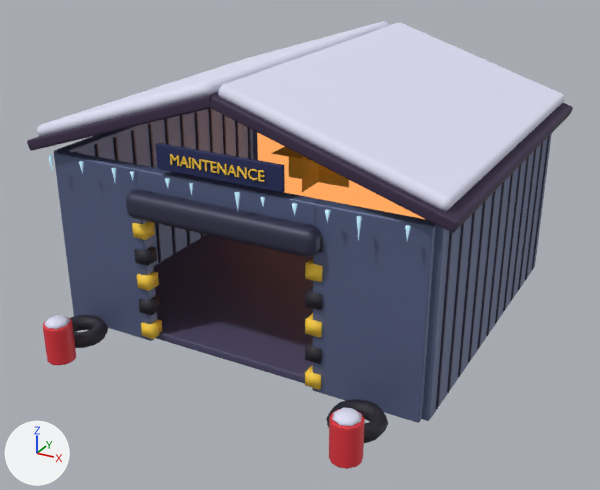
The glTF model art/models/frost_shed.glb: old version first, new version second.
Rendered twice from a camera (50 mm lens) standing at (9.0, -17.3, 9.81) and looking at (0.24, -1.37, 1.84). Lighting does not change. The marker at lower left points along +X, +Y and +Z. The older version comes first. Vertices at exactly the same position are counted once.

In view in the first picture: 'Shed'.
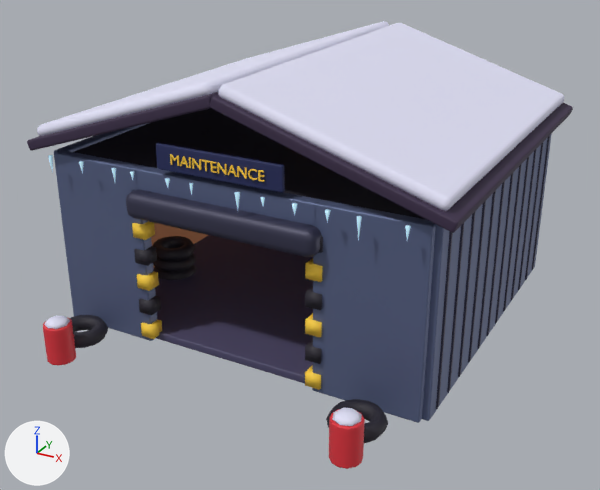
Diff of the bpy script that builds the scene:
```diff
--- a/art/models/frost_shed.glb.py
+++ b/art/models/frost_shed.glb.py
@@ mat_frostshedstrip @@
+mat_frostshedstrip = principled_material('FrostShedStrip')
+mat_frostshedstrip.base_color = (1.0, 0.761, 0.434)  # beige #ffe2b0
+mat_frostshedstrip.roughness = 0.35
+mat_frostshedstrip.emission_color = (1.0, 0.761, 0.434)  # beige #ffe2b0
+mat_frostshedstrip.emission_strength = 2.4
@@ mat_frostshedlining @@
+mat_frostshedlining = principled_material('FrostShedLining')
+mat_frostshedlining.base_color = (0.254, 0.102, 0.0482)  # brown #8a5a3e
+mat_frostshedlining.roughness = 0.85
+mat_frostshedlining.emission_color = (0.089, 0.0358, 0.0169)  # brown #543523
+mat_frostshedlining.emission_strength = 1.0
@@ me_shed @@
 # used by ob_shed; location = (0.0, 0.0, 0.0)
-me_shed.from_pydata(...)  # 2046 vertices, 3710 faces; spans x -5.02..5.02, y -6.22..4.5, z 0.0..6.26
+me_shed.from_pydata(...)  # 3094 vertices, 5690 faces; spans x -5.02..5.02, y -6.22..4.5, z 0.0..6.26
+# me_shed part 1: a new loose piece, a box spanning x -4.33..-4.27, y -3.8..3.8, z 0.0..3.9, in mat_frostshedlining (brown #8a5a3e)
+# me_shed part 2: a new loose piece, a box spanning x -4.3..4.3, y -3.9..3.9, z 4.06..4.14, in mat_frostcharcoal (black #26232f)
+# me_shed part 3: the loose piece of 96 vertices spanning x -4.2..-3.0, y -5.5..-4.3, z 0.04..0.36 is copied, and the copy is moved by (-0.1, 3.7, 0.0); it spans x -4.29..-3.11, y -1.79..-0.61, z 0.05..0.35
+# me_shed part 4: the loose piece of 96 vertices spanning x -4.2..-3.0, y -5.5..-4.3, z 0.04..0.36 is copied, and the copy is moved by (-0.1, 3.7, 0.32); it spans x -4.29..-3.11, y -1.79..-0.61, z 0.37..0.67
+# me_shed part 5: the loose piece of 96 vertices spanning x -4.2..-3.0, y -5.5..-4.3, z 0.04..0.36 is copied, and the copy is moved by (-0.1, 3.7, 0.64); it spans x -4.29..-3.11, y -1.79..-0.61, z 0.69..0.99
+# me_shed part 6: 8 vertices removed from x -4.1..4.1, y 3.8..3.9, z 0.3..3.9; 504 vertices added at x 1.31..3.29, y 3.41..3.69, z 0.53..3.03
+# other edits to the shape of me_shed do not show in these pictures
 me_shed.materials.append(mat_froststonedark)
@@ me_shed @@
 me_shed.materials.append(mat_froststeeldark)
-me_shed.materials.append(mat_frostshedglow)  # orange #ffa860, glowing orange #f3a05b
 me_shed.materials.append(mat_frosttimberdark)
@@ me_shed @@
 me_shed.materials.append(mat_frostred)
+me_shed.materials.append(mat_frostshedlining)  # brown #8a5a3e
+me_shed.materials.append(mat_frostshedstrip)  # beige #ffe2b0, glowing beige #ffe2b0
```

Location of each change, (x1, y1, x2, y2) in pixels of the pictures (600 x 490 px):
part 1 of me_shed, added (brown)
    after: (151, 223, 208, 267)
part 2 of me_shed, added (black)
    after: (74, 108, 424, 219)
part 3 of me_shed, added
    after: (154, 264, 196, 280)
part 4 of me_shed, added (black)
    after: (153, 254, 196, 273)
part 5 of me_shed, added (black)
    after: (153, 236, 195, 262)
part 6 of me_shed, built on (orange)
    before: (257, 132, 424, 219)
